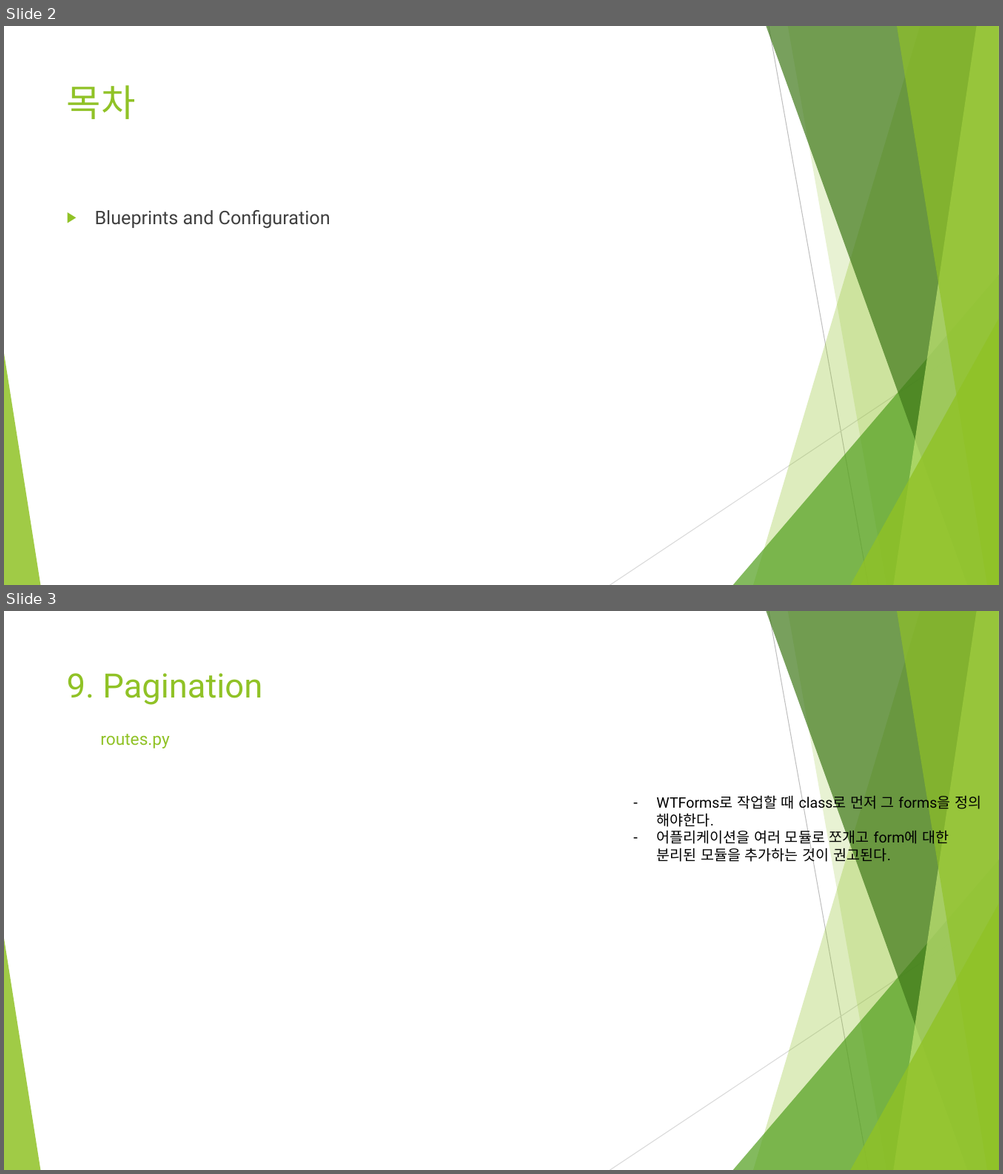
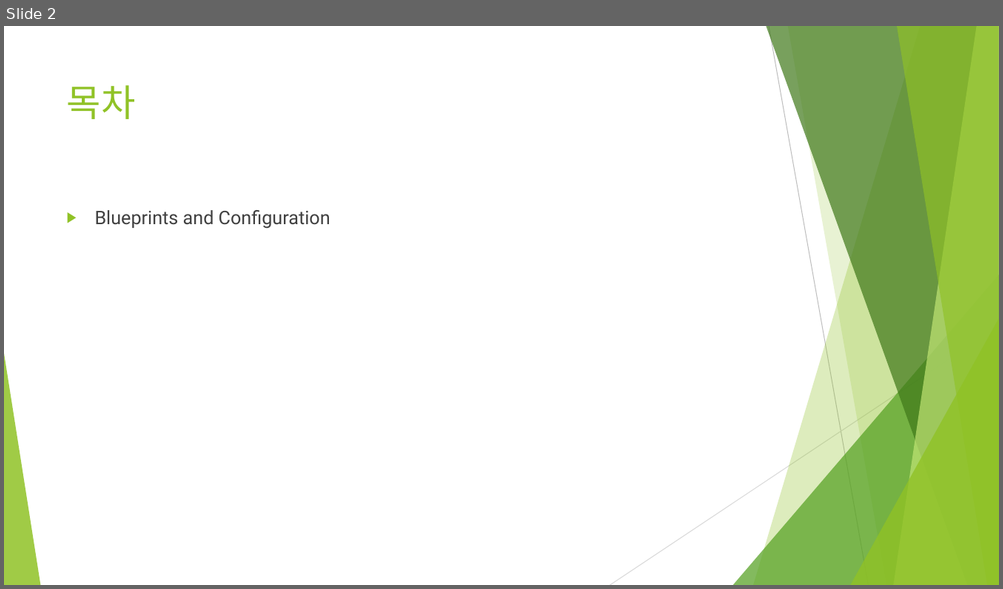
Before and after one commit to Heechul90/Flask, a slide deck: Study/11. Blueprints and Configuration/Blueprints and Configuration.pptx. Shown one above the other, each under a label of ours: slides 2 and 3 before the commit, slide 2 after it. The pictures are 1003x1174 and 1003x589 pixels, drawn with LibreOffice and Linux fonts; fonts in the diff are those of the drawing. Boxes give left, top, right and bottom in pixels: in the first picture for what was removed or moved away, otherwise in the second. Text is boxed around its words. In the diff, an @@ line names an element or a change of style, - is before the commit and + after.

```diff
--- a/Study/11. Blueprints and Configuration/Blueprints and Configuration.pptx
+++ b/Study/11. Blueprints and Configuration/Blueprints and Configuration.pptx
@@ slide 3 removed at box(4, 611, 999, 1170), background #FFFFFF; not listed: 10 template elements that a slide beside it also shows @@
@@ title removed at box(67, 673, 262, 705) @@
-9. Pagination
@@ text removed at box(100, 734, 169, 749) @@
-routes.py
@@ text removed at box(656, 795, 981, 865) @@
-– WTForms로 작업할 때 class로 먼저 그 forms을 정의 해야한다.
-– 어플리케이션을 여러 모듈로 쪼개고 form에 대한 분리된 모듈을 추가하는 것이 권고된다.
```
Also in this commit, not shown: 1 slide changed, 7 slides added, 1 other slide removed, 2 other files.
